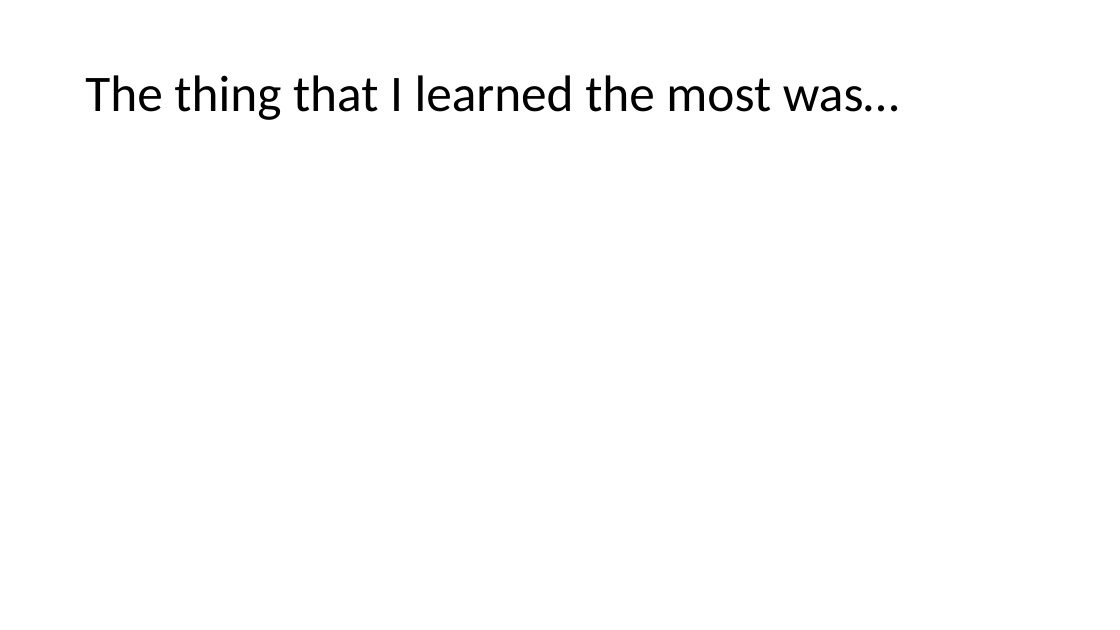
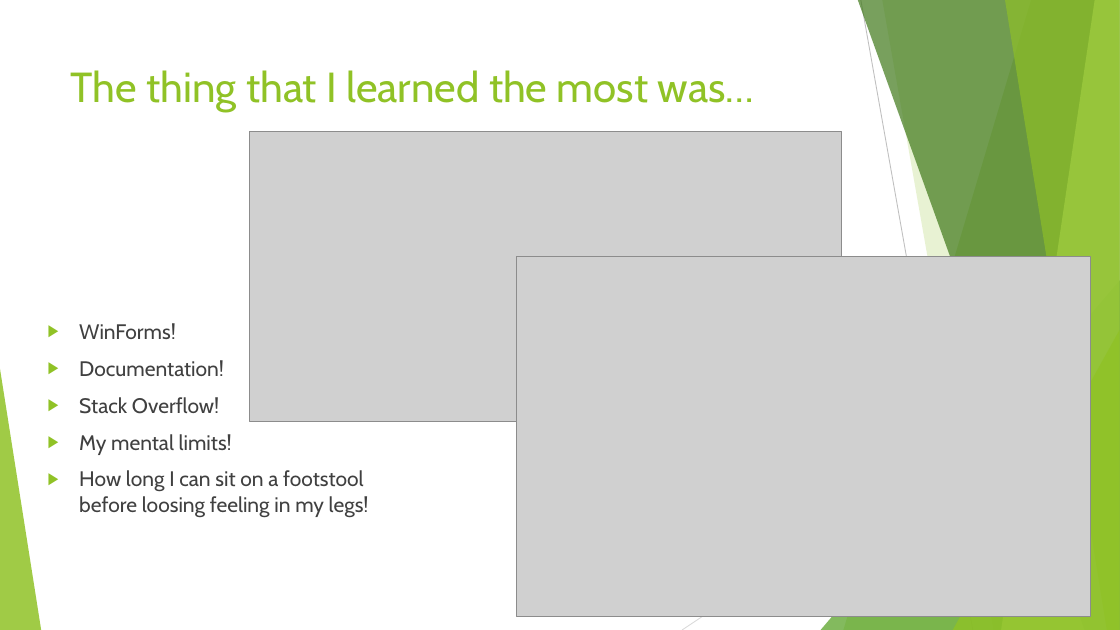
Before and after one commit to AutumnO/Recipe_Book, a slide deck: slide 5 of presentation slide deck.pptx. Drawn at 1120x630 pixels with LibreOffice and Linux fonts; fonts in the diff are those of the drawing; grey boxes stand for pictures. Boxes give left, top, right and bottom in pixels: in the first picture for what was removed or moved away, otherwise in the second. Text is boxed around its words. In the diff, an @@ line names an element or a change of style, - is before the commit and + after.

Commit message:
ppt and design diary added

```diff
--- a/presentation slide deck.pptx
+++ b/presentation slide deck.pptx
@@ title "The thing that I learned ..." moved from (x1=85, y1=75, x2=899, y2=120) to (x1=71, y1=70, x2=754, y2=112) @@
@@ title "The thing that I learned ..." at (x1=71, y1=70, x2=754, y2=112): size 44 to 36 pt, font Calibri to Cabin, text colour #000000 to #90C226; line spacing 0.9 to 1; vertical alignment middle to top @@
@@ picture added at (x1=250, y1=132, x2=843, y2=422) @@
@@ picture added at (x1=516, y1=257, x2=1090, y2=617) @@
@@ text added at (x1=79, y1=323, x2=369, y2=518), 18 pt, text #404040 @@
+▶ WinForms!
+▶ Documentation!
+▶ Stack Overflow!
+▶ My mental limits!
+▶ How long I can sit on a footstool before loosing feeling in my legs!
@@ group added at (x1=0, y1=0, x2=1120, y2=630): 5 freeform shapes, 3 triangles, 2 lines @@
```
Also in this commit, not shown: 1 other slide changed, 4 slides added, 4 slides removed, 6 other files.
